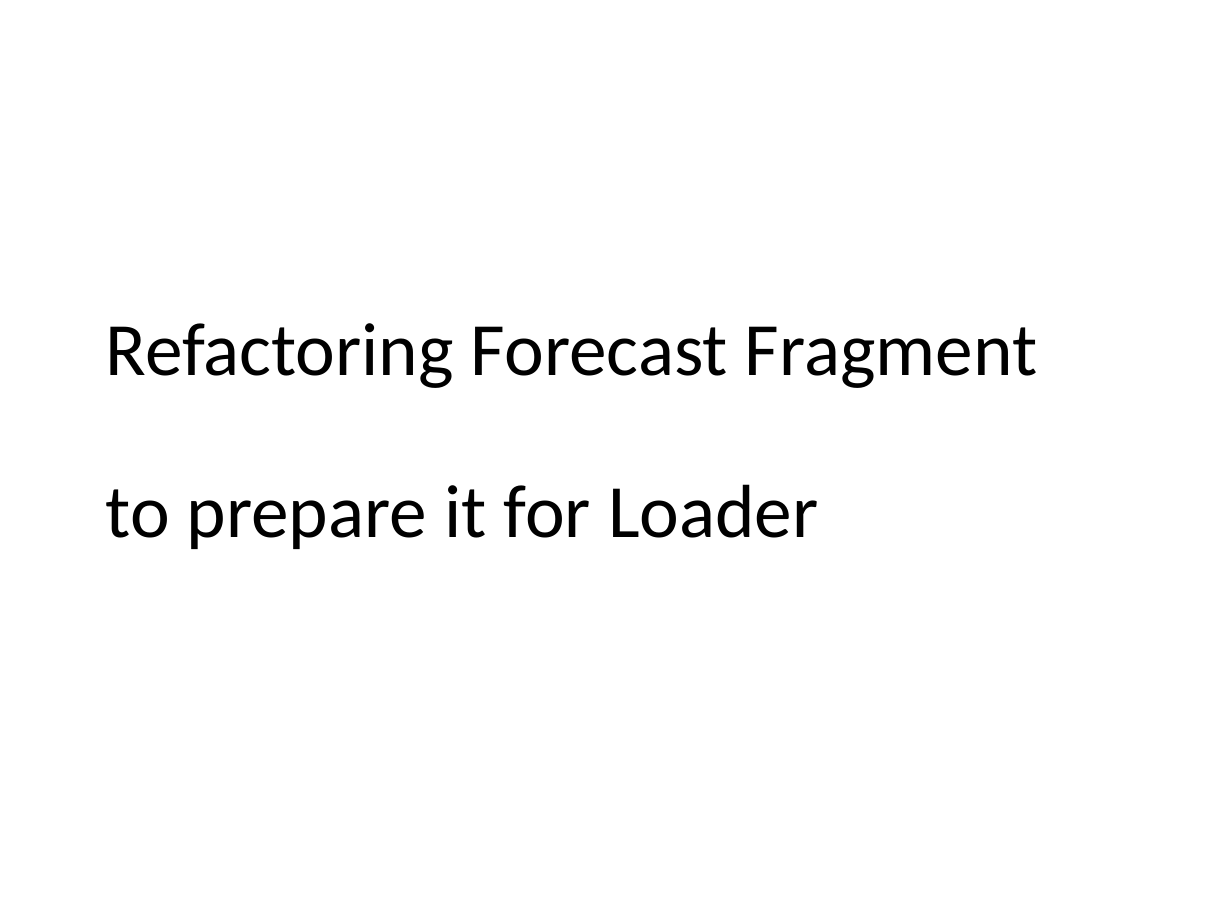
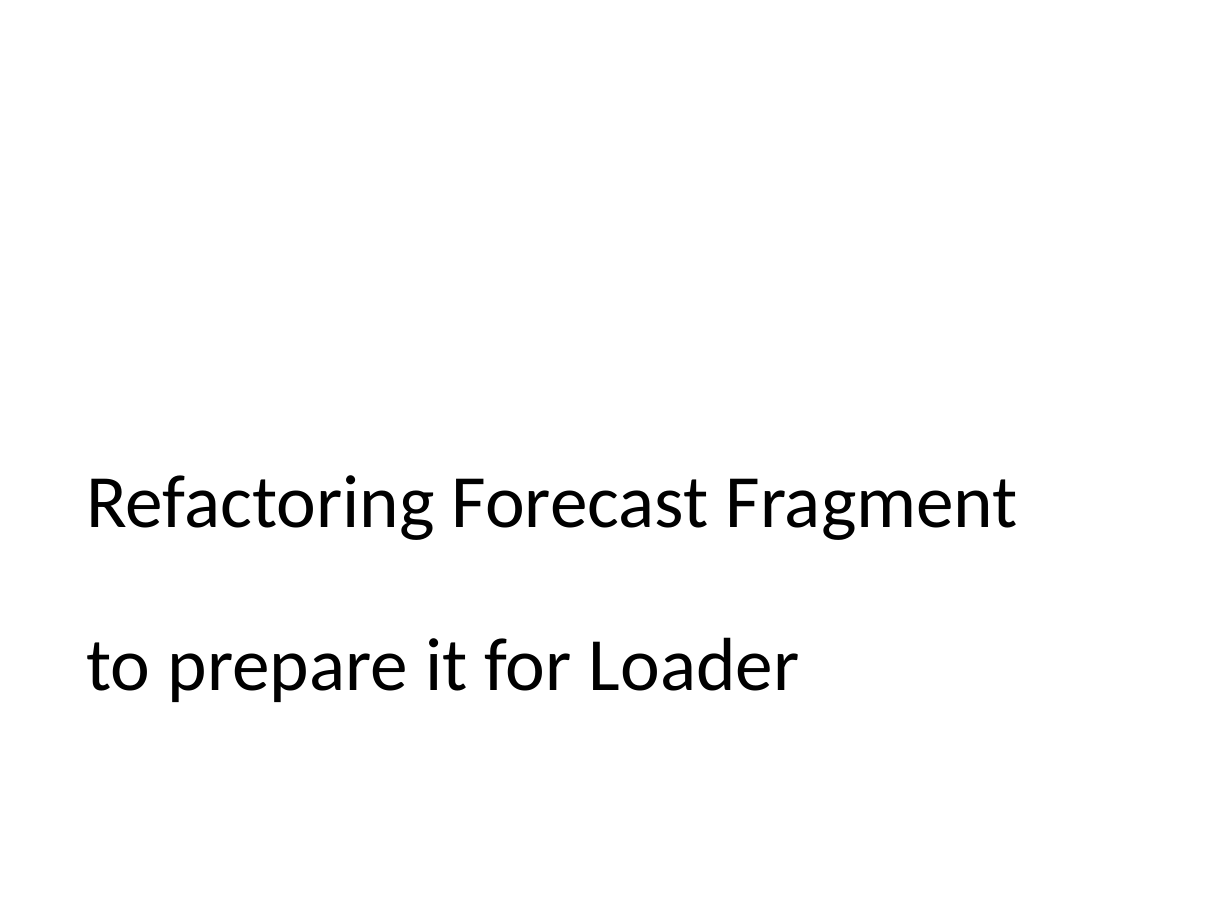
Before and after one commit to UomMobileDevelopment/Lesson_07-material, a slide deck: slide 22 of Lesson-07.pptx (slide 16 before the commit). Drawn at 1232x924 pixels with LibreOffice and Linux fonts; fonts in the diff are those of the drawing. Boxes give left, top, right and bottom in pixels: in the first picture for what was removed or moved away, otherwise in the second. Text is boxed around its words. In the diff, an @@ line names an element or a change of style, - is before the commit and + after.

```diff
--- a/Lesson-07.pptx
+++ b/Lesson-07.pptx
@@ title "Refactoring Forecast Fragment to prepare ...": place and size @@
-title "Refactoring Forecast Fragment to prepare ..." at <box>106,323,1037,549</box>
+title "Refactoring Forecast Fragment to prepare ..." at <box>86,475,1018,702</box>
```
Also in this commit, not shown: 6 slides added.
